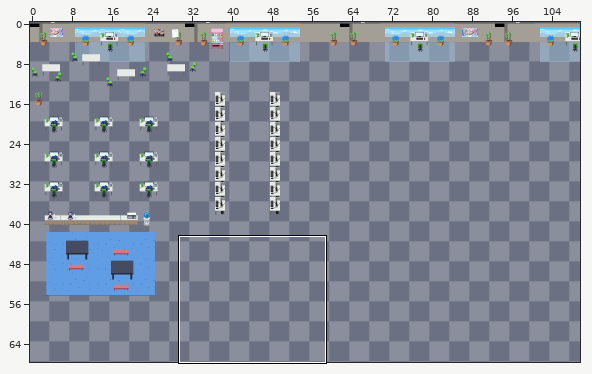
An edit to a level. Tiled map, assets/Backgrounds/Stage.tmx. Above, an overview of the earlier version with the close-up marked.
Close-up. Before the edit:
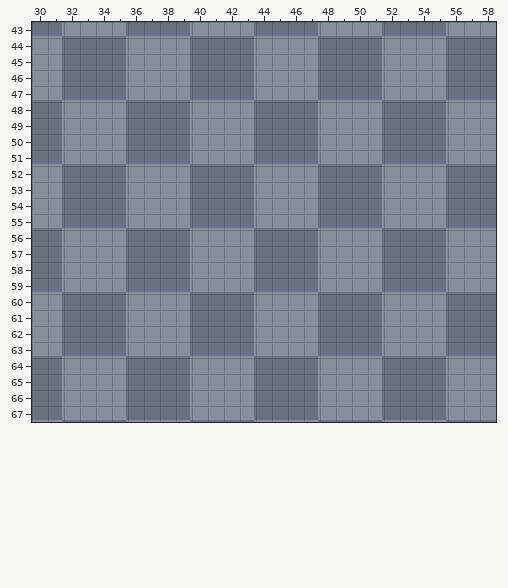
Cells are 16x16 px. Shown: x 30..58, y 43..67. The commit also changed other parts of the map, which this record leaves out.
After:
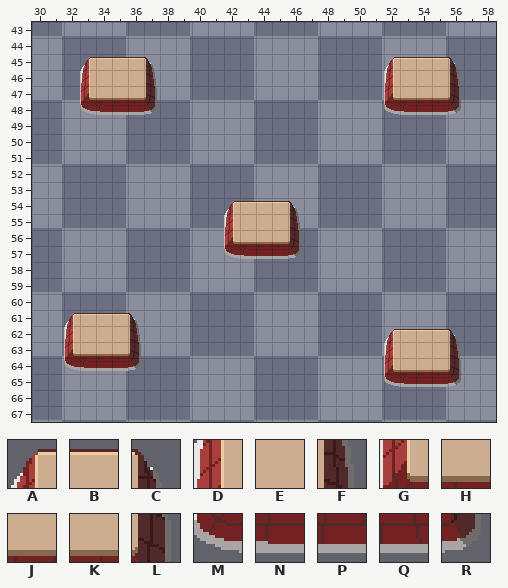
Key: from "Background": A 2699, B 2700, C 2703, D 2798, E 2799, F 2802, G 2897, H 2898, J 2899, K 2900, L 2901, M 2996, N 2997, P 2998, Q 2999, R 3000.
_ is an empty cell, . an unchanged one.
The edit:
--- layer "Graphics"
@@ x 33..56 @@
-45 _____.............._____
-46 _____.............._____
-47 _____.............._____
-48 _____.............._____
+45 ABBBC..............ABBBC
+46 DEEEF..............DEEEF
+47 GHJKL..............GHJKL
+48 MNPQR..............MNPQR
@@ x 42..46 @@
-54 _____
-55 _____
-56 _____
-57 _____
+54 ABBBC
+55 DEEEF
+56 GHJKL
+57 MNPQR
@@ x 32..56 @@
-61 _____....................
-62 _____..............._____
-63 _____..............._____
-64 _____..............._____
-65 ...................._____
+61 ABBBC....................
+62 DEEEF...............ABBBC
+63 GHJKL...............DEEEF
+64 MNPQR...............GHJKL
+65 ....................MNPQR
